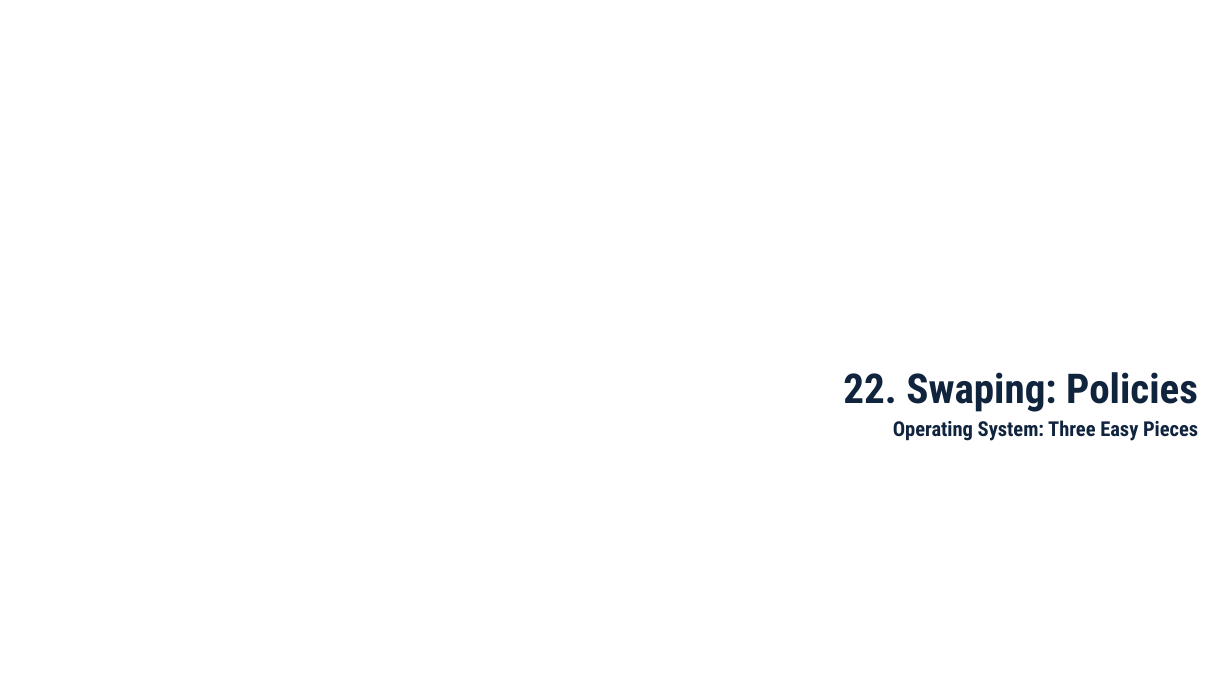
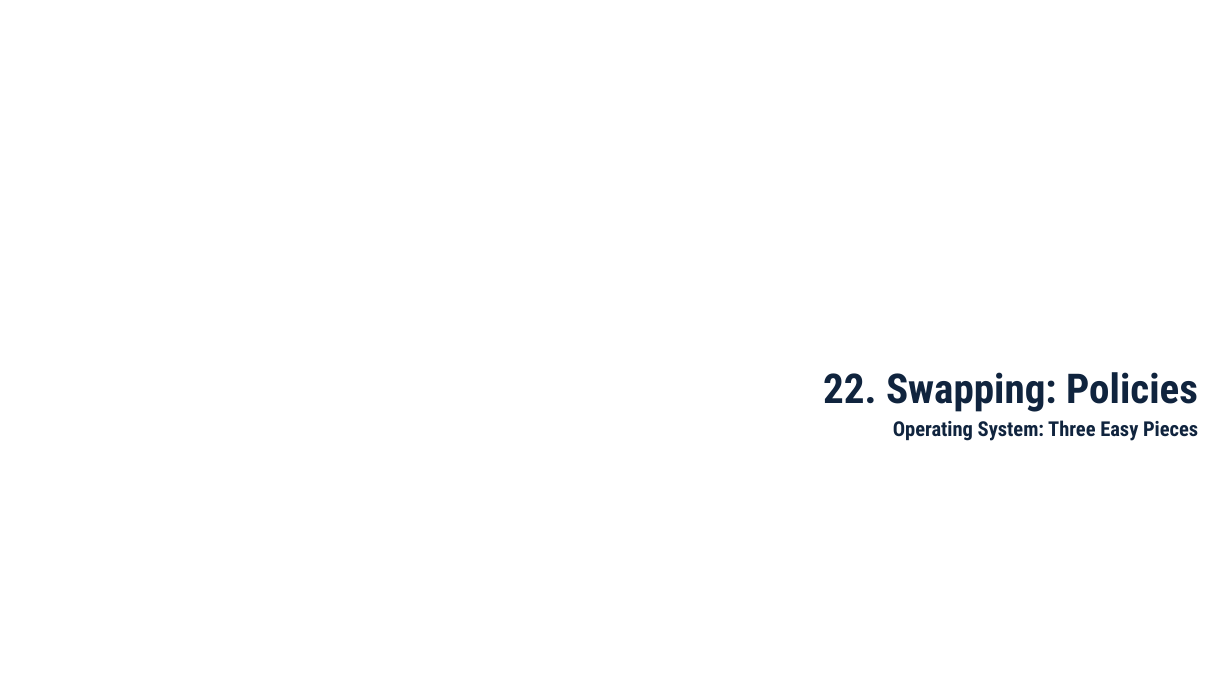
Before and after one commit to jachermocilla/extra-course-materials, a slide deck: slide 4 of cmsc125/ostep/slides/01.Virtualization/22.Swapping_Policies.pptx. Drawn at 1232x693 pixels with LibreOffice and Linux fonts; fonts in the diff are those of the drawing. Boxes give left, top, right and bottom in pixels: in the first picture for what was removed or moved away, otherwise in the second. Text is boxed around its words. In the diff, an @@ line names an element or a change of style, - is before the commit and + after.

```diff
--- a/cmsc125/ostep/slides/01.Virtualization/22.Swapping_Policies.pptx
+++ b/cmsc125/ostep/slides/01.Virtualization/22.Swapping_Policies.pptx
@@ text at bbox=[823, 372, 1198, 412]: text changed @@
-22. Swaping: Policies
+22. Swapping: Policies
```
Also in this commit, not shown: 3 other files.
